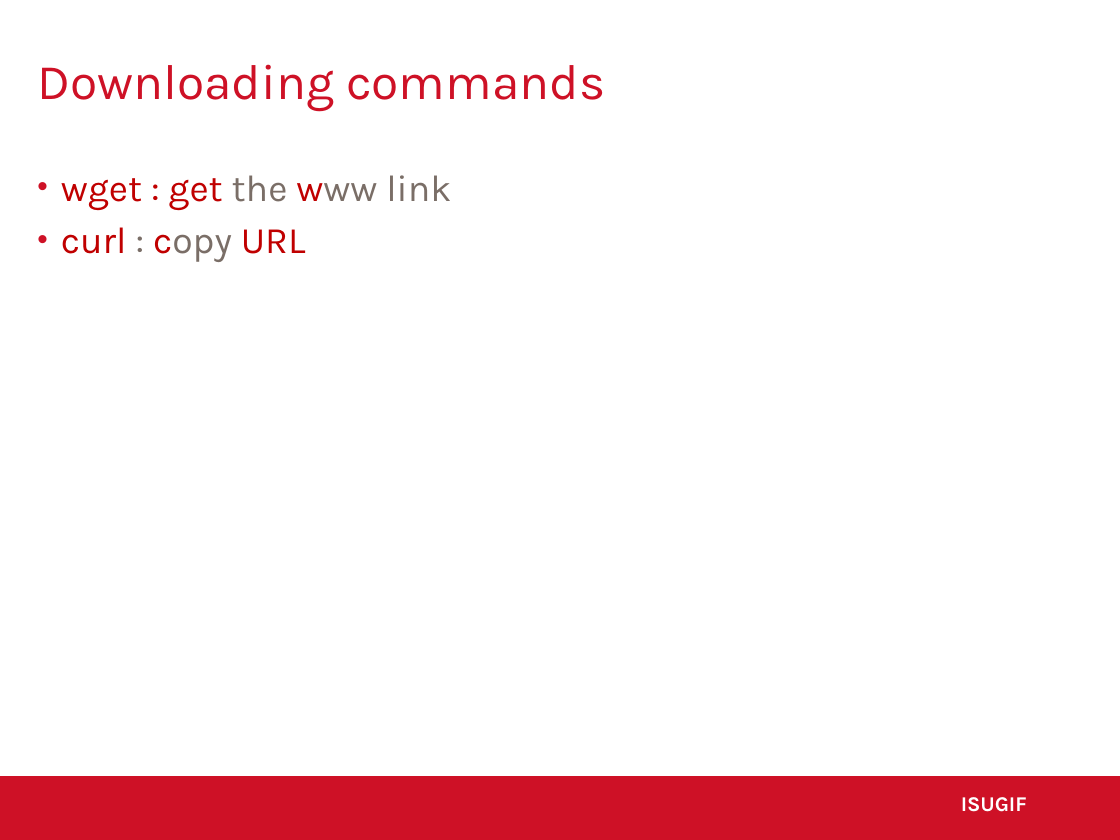
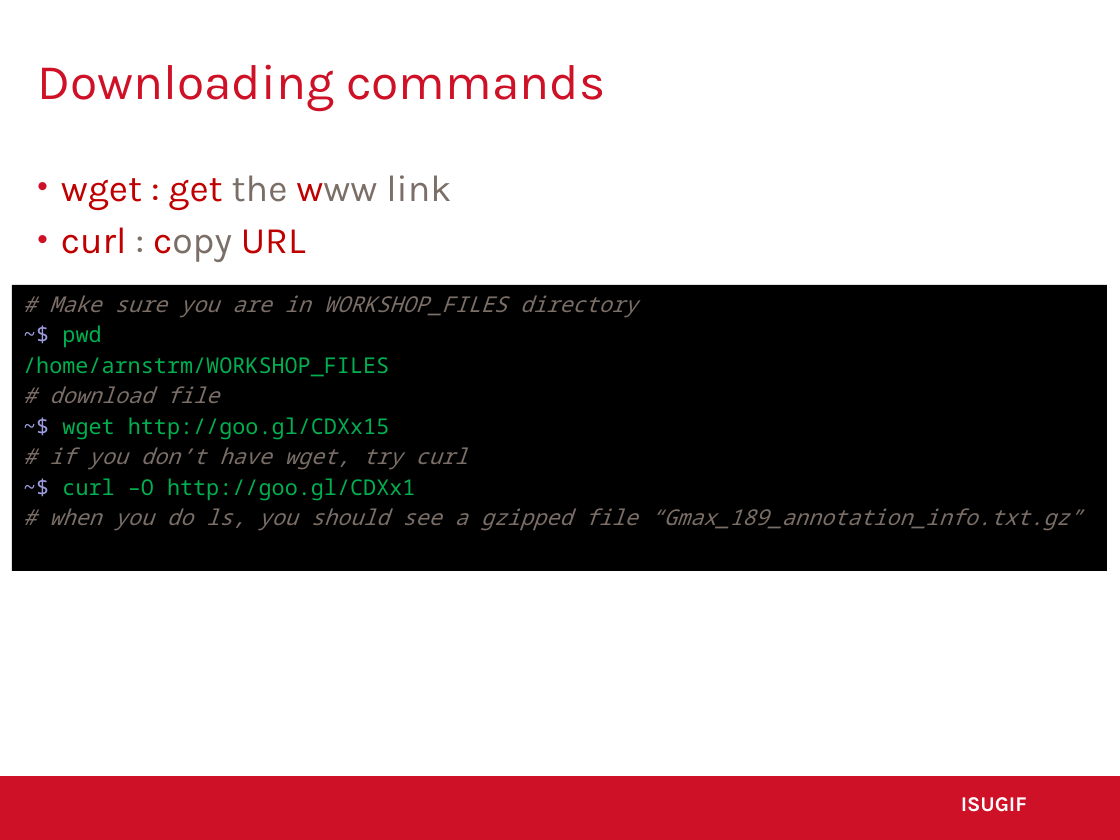
Before and after one commit to ISUgenomics/basic_UNIX_2015, a slide deck: slide 53 of slides_workshop_as.pptx. Drawn at 1120x840 pixels with LibreOffice and Linux fonts; fonts in the diff are those of the drawing; background and template pictures are left out. Boxes give left, top, right and bottom in pixels: in the first picture for what was removed or moved away, otherwise in the second. Text is boxed around its words. In the diff, an @@ line names an element or a change of style, - is before the commit and + after.

```diff
--- a/slides_workshop_as.pptx
+++ b/slides_workshop_as.pptx
@@ rectangle added at (x1=12, y1=284, x2=1108, y2=570), fill #000000, 14 pt, text #7A6E67, italic @@
+# Make sure you are in WORKSHOP_FILES directory
+~$ pwd
+/home/arnstrm/WORKSHOP_FILES
+# download file
+~$ wget http://goo.gl/CDXx15
+# if you don’t have wget, try curl
+~$ curl –O http://goo.gl/CDXx1
+# when you do ls, you should see a gzipped file “Gmax_189_annotation_info.txt.gz”
```
Also in this commit, not shown: 2 other slides changed.
